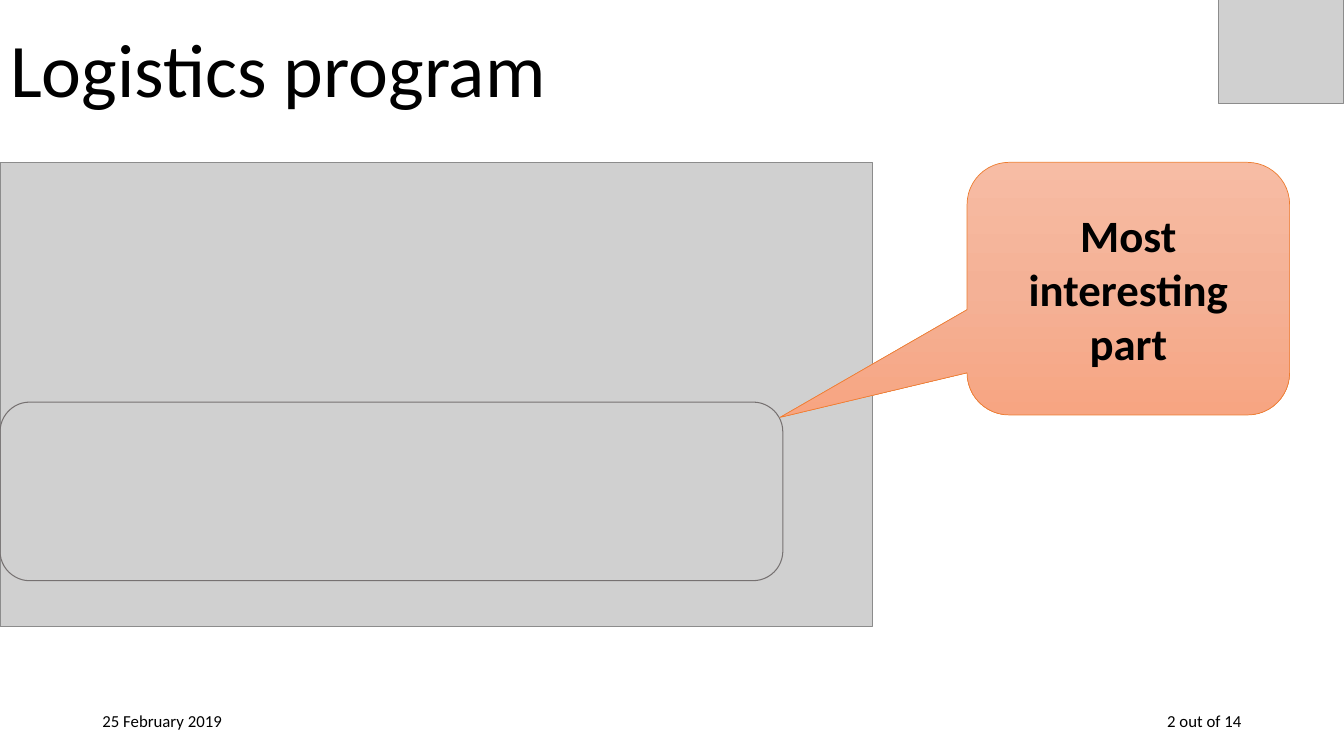
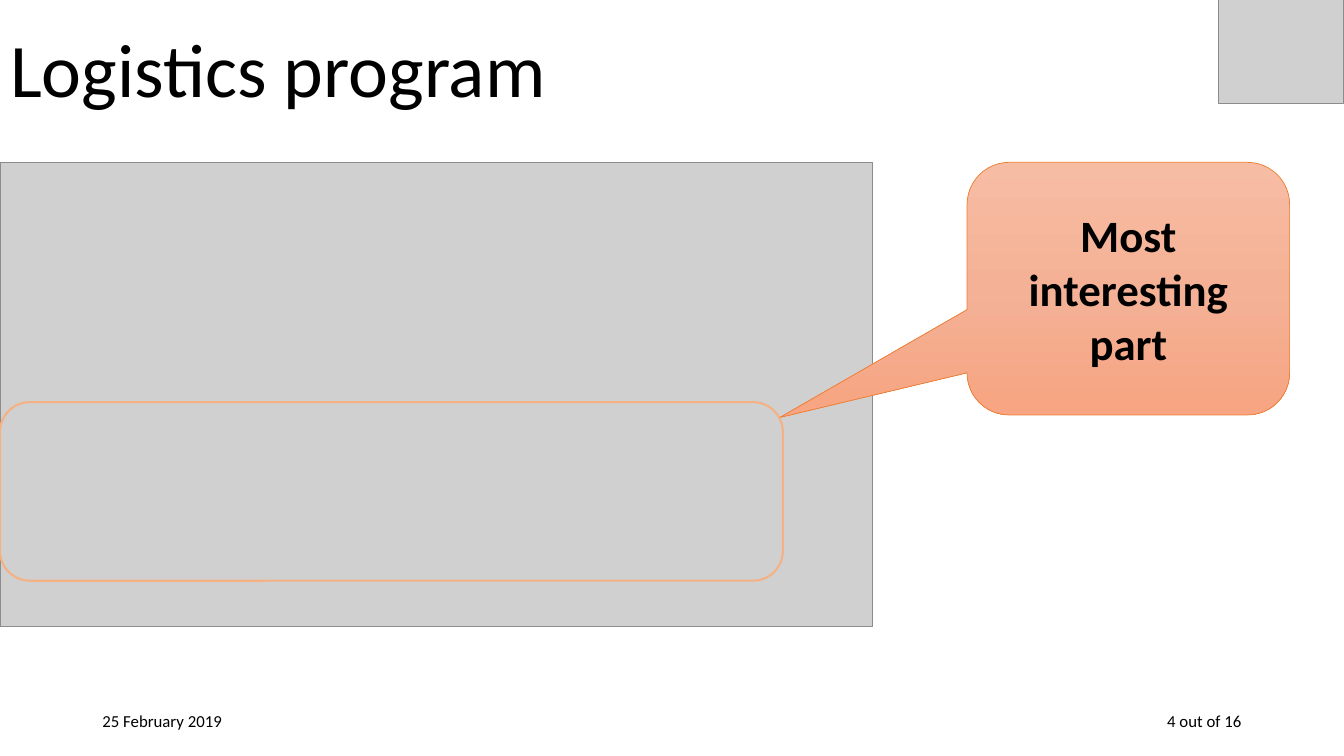
Before and after one commit to Bellkross/Singleton-ObjectPool, a slide deck: slide 5 of Presentations/ObjectPool.pptx (slide 3 before the commit). Drawn at 1344x756 pixels with LibreOffice and Linux fonts; fonts in the diff are those of the drawing; grey boxes stand for pictures. Boxes give left, top, right and bottom in pixels: in the first picture for what was removed or moved away, otherwise in the second. Text is boxed around its words. In the diff, an @@ line names an element or a change of style, - is before the commit and + after.

```diff
--- a/Presentations/ObjectPool.pptx
+++ b/Presentations/ObjectPool.pptx
@@ rounded rectangle at (x1=0, y1=402, x2=783, y2=581): outline #767171 0.75 pt to #F4B183 1.5 pt @@
@@ text at (x1=1167, y1=715, x2=1241, y2=727): text changed @@
-2 out of 14
+4 out of 16
```
Also in this commit, not shown: 10 other slides changed, 6 slides added.
